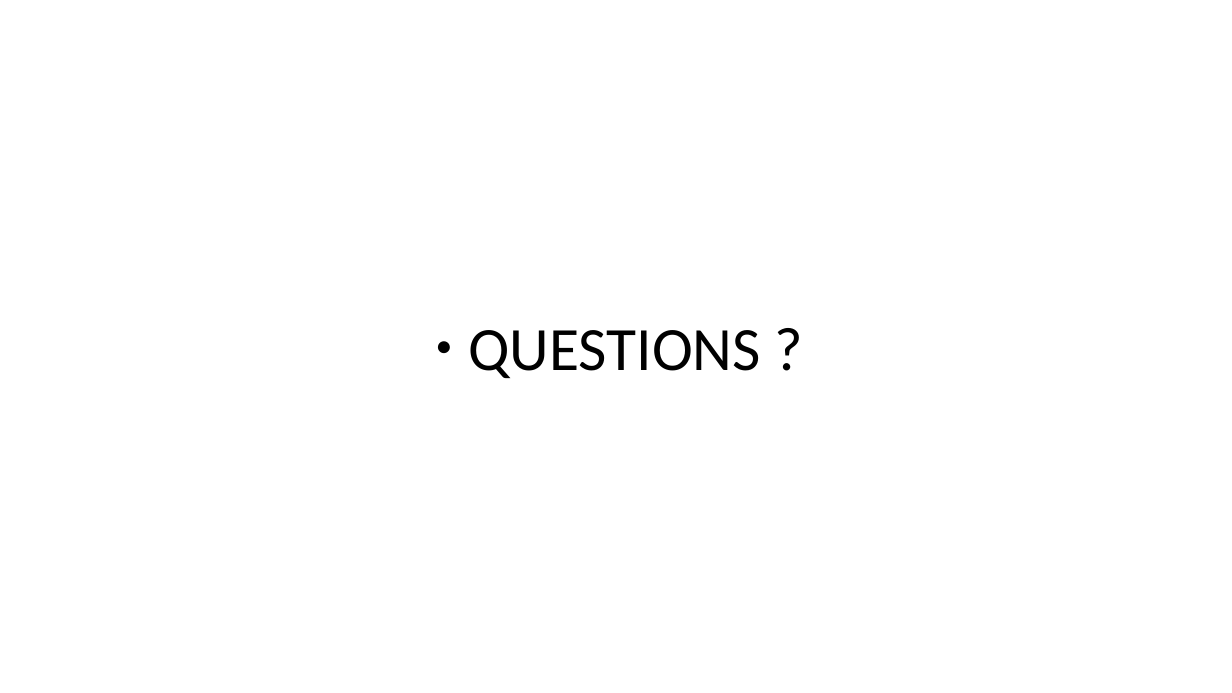
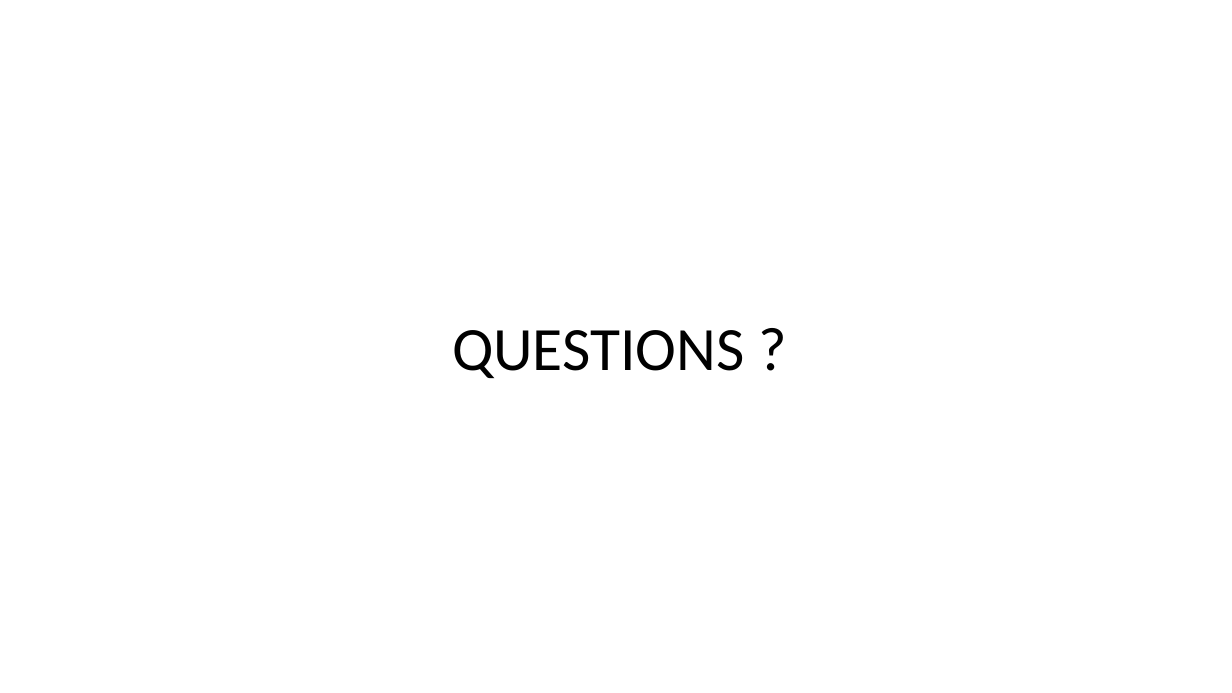
Before and after one commit to VinceDld/inf441_bdd_tetravex, a slide deck: slide 8 of Rapport/Soutenance orale.pptx. Drawn at 1232x693 pixels with LibreOffice and Linux fonts; fonts in the diff are those of the drawing. Boxes give left, top, right and bottom in pixels: in the first picture for what was removed or moved away, otherwise in the second. Text is boxed around its words. In the diff, an @@ line names an element or a change of style, - is before the commit and + after.

```diff
--- a/Rapport/Soutenance orale.pptx
+++ b/Rapport/Soutenance orale.pptx
@@ text "QUESTIONS ?" at (x1=452, y1=330, x2=744, y2=378): bullet ● to none @@
```
Also in this commit, not shown: 4 other slides changed, 6 other files.
